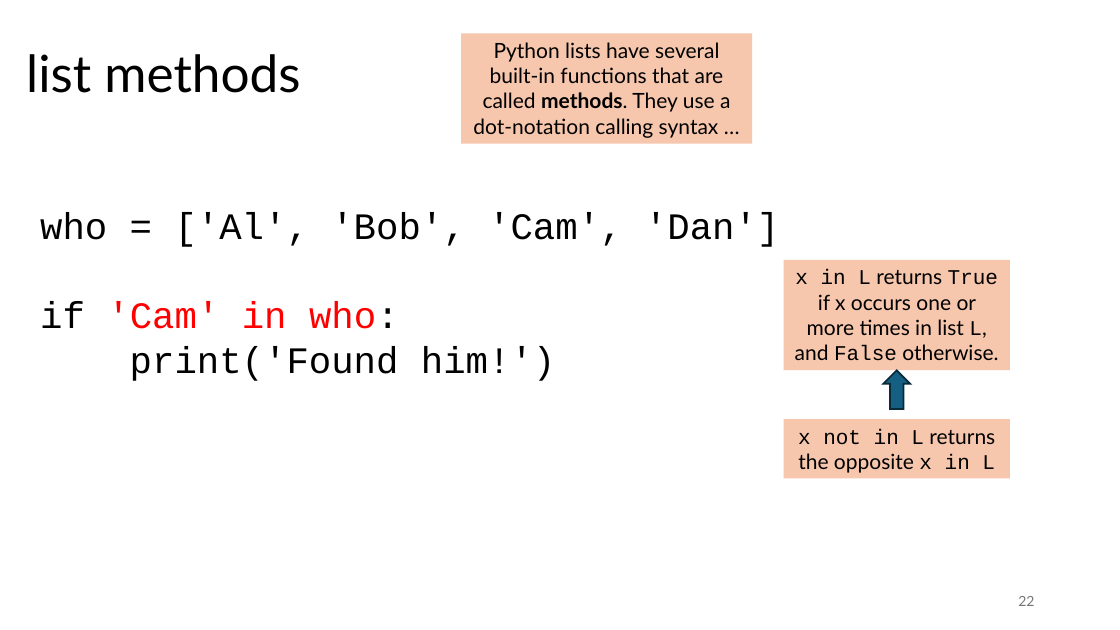
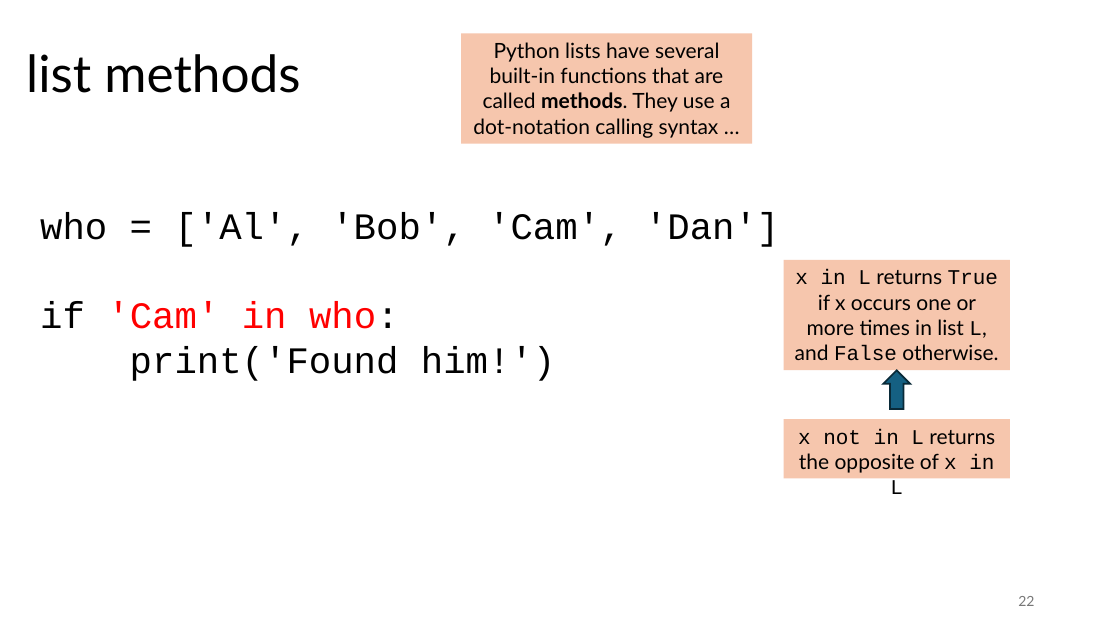
Before and after one commit to tjd1234/cmpt120fall2024, a slide deck: slide 22 of lecture_notes/chapter9/chapter9.pptx. Drawn at 1120x630 pixels with LibreOffice and Linux fonts; fonts in the diff are those of the drawing. Boxes give left, top, right and bottom in pixels: in the first picture for what was removed or moved away, otherwise in the second. Text is boxed around its words. In the diff, an @@ line names an element or a change of style, - is before the commit and + after.

```diff
--- a/lecture_notes/chapter9/chapter9.pptx
+++ b/lecture_notes/chapter9/chapter9.pptx
@@ text in rectangle at (x1=798, y1=429, x2=995, y2=473): text changed @@
-x not in L returns the opposite x in L
+x not in L returns the opposite of x in L
```
Also in this commit, not shown: 2 other slides changed, 1 other file.
